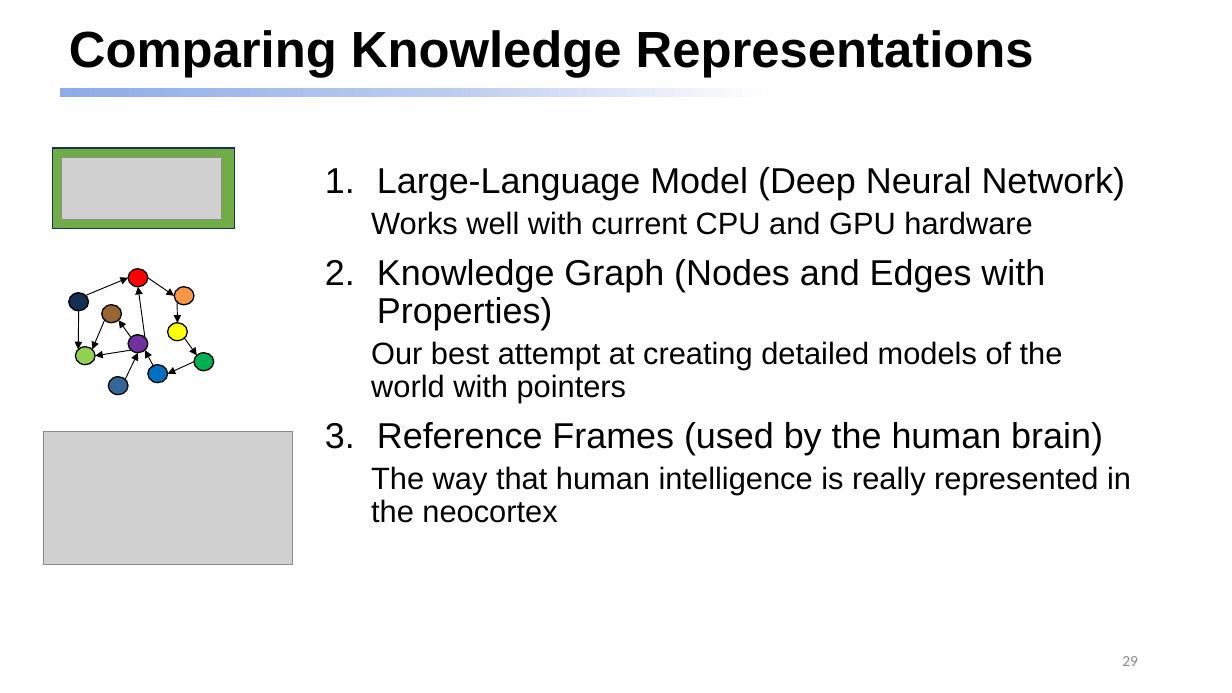
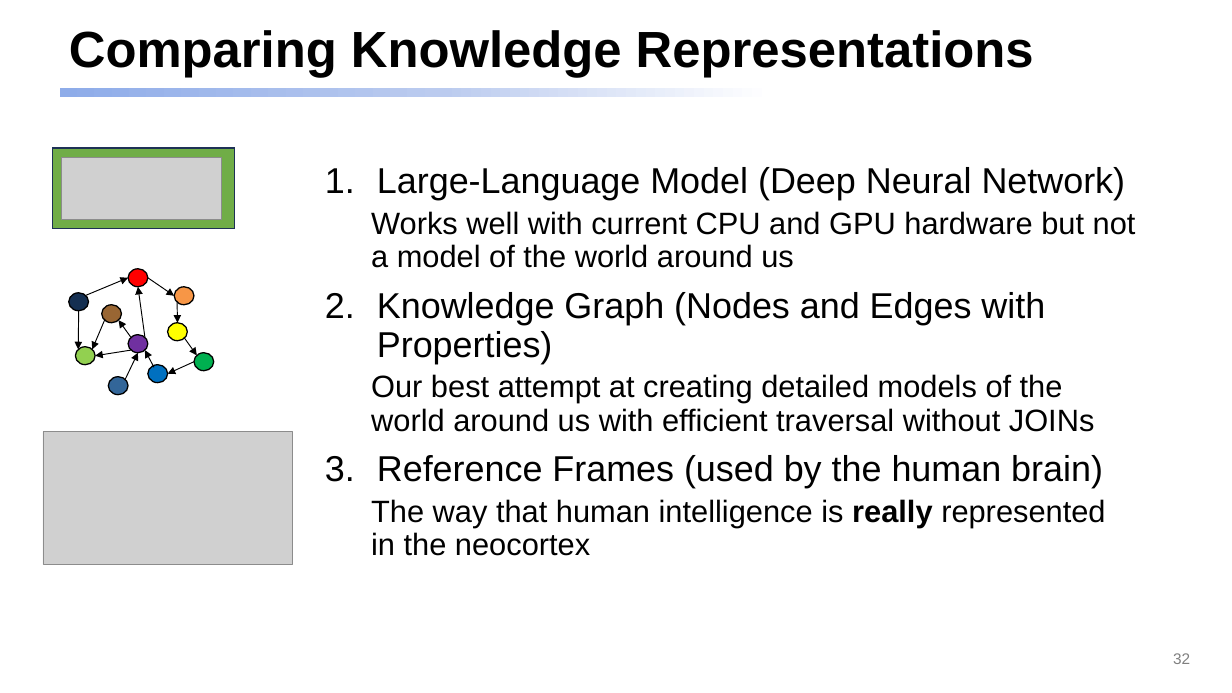
Before and after one commit to dmccreary/genai-arch-patterns, a slide deck: slide 32 of slides/One-Hour-Talk.pptx (slide 29 before the commit). Drawn at 1232x693 pixels with LibreOffice and Linux fonts; fonts in the diff are those of the drawing; grey boxes stand for pictures. Boxes give left, top, right and bottom in pixels: in the first picture for what was removed or moved away, otherwise in the second. Text is boxed around its words. In the diff, an @@ line names an element or a change of style, - is before the commit and + after.

```diff
--- a/slides/One-Hour-Talk.pptx
+++ b/slides/One-Hour-Talk.pptx
@@ text at <box>371,211,1136,268</box>: text changed @@
-  Works well with current CPU and GPU hardware
+  Works well with current CPU and GPU hardware but not a model of the world around us
@@ text at <box>371,374,1095,432</box>: text changed @@
-  Our best attempt at creating detailed models of the world with pointers
+  Our best attempt at creating detailed models of the world around us with efficient traversal without JOINs
@@ text at <box>371,499,1105,556</box>: bold on in "really" @@
@@ page number at <box>1173,653,1190,664</box>: text changed; font Calibri to Arial; text colour #8C8C8C to #808080 @@
-29
+32
```
Also in this commit, not shown: 22 other slides changed, 5 slides added, 1 slide removed, 7 other files.
